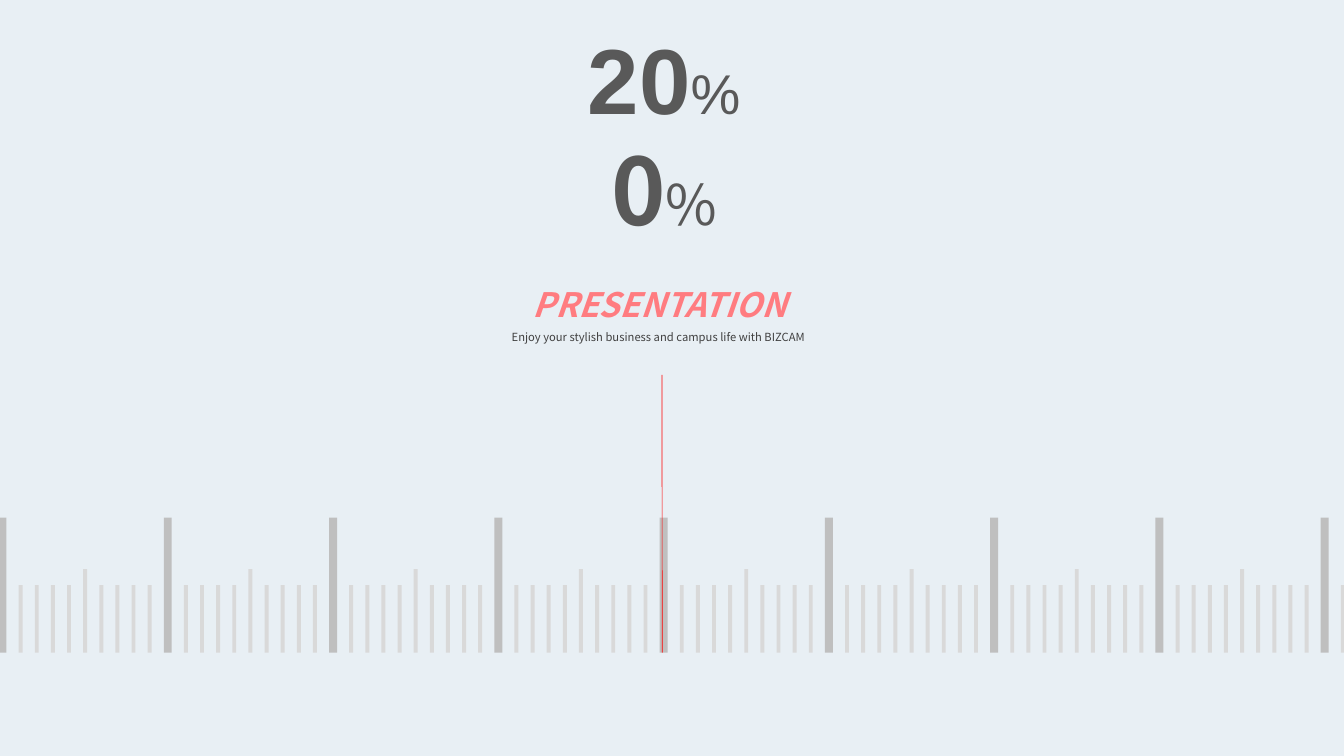
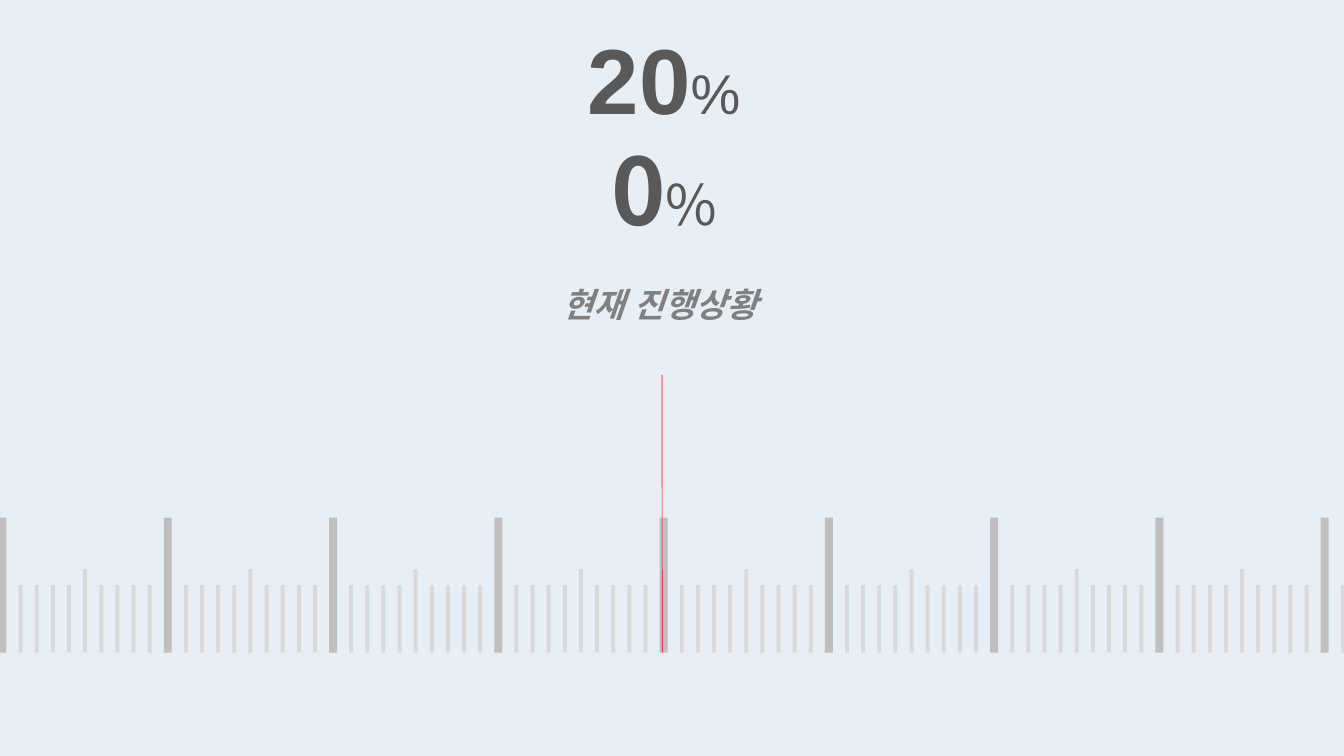
Before and after one commit to KwangwonChoi/SoftwareDesign, a slide deck: slide 5 of Presentation/1차 발표자료.pptx. Drawn at 1344x756 pixels with LibreOffice and Linux fonts; fonts in the diff are those of the drawing. Boxes give left, top, right and bottom in pixels: in the first picture for what was removed or moved away, otherwise in the second. Text is boxed around its words. In the diff, an @@ line names an element or a change of style, - is before the commit and + after.

```diff
--- a/Presentation/1차 발표자료.pptx
+++ b/Presentation/1차 발표자료.pptx
@@ text at [562,288,758,320]: text changed; size 8 to 24 pt; text colour #404040 to #808080; bold on; italic on @@
-PRESENTATION
-Enjoy your stylish business and campus life with BIZCAM
+현재 진행상황
```
Also in this commit, not shown: 2 other slides changed.
